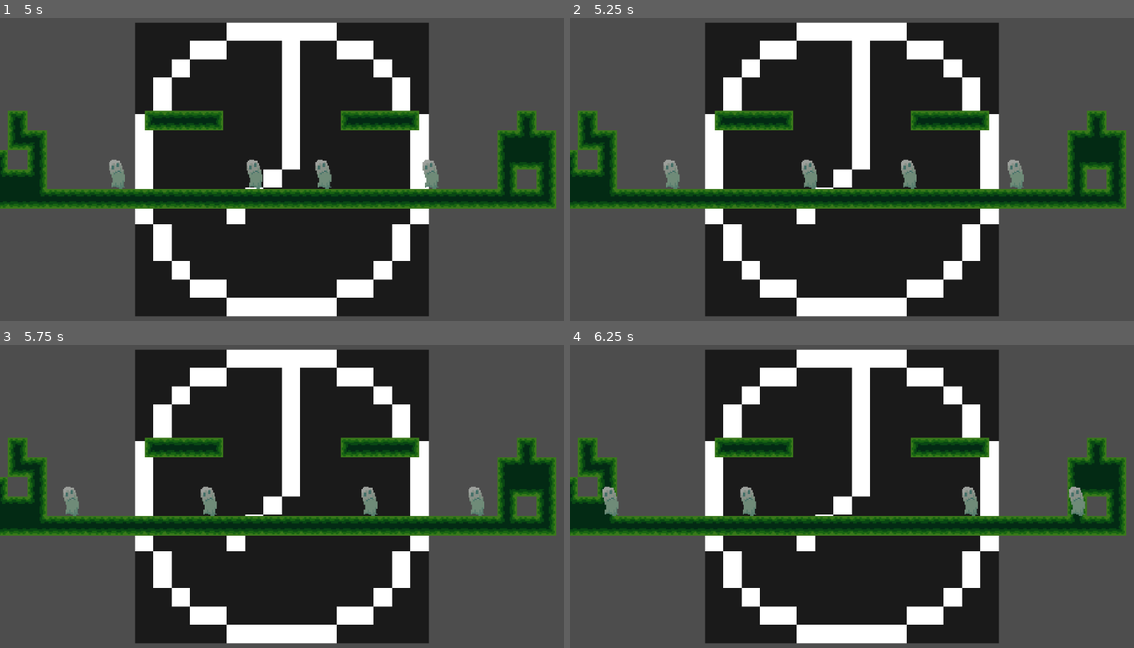
Above: before the commit, frames 1-4 (two rows, left to right).
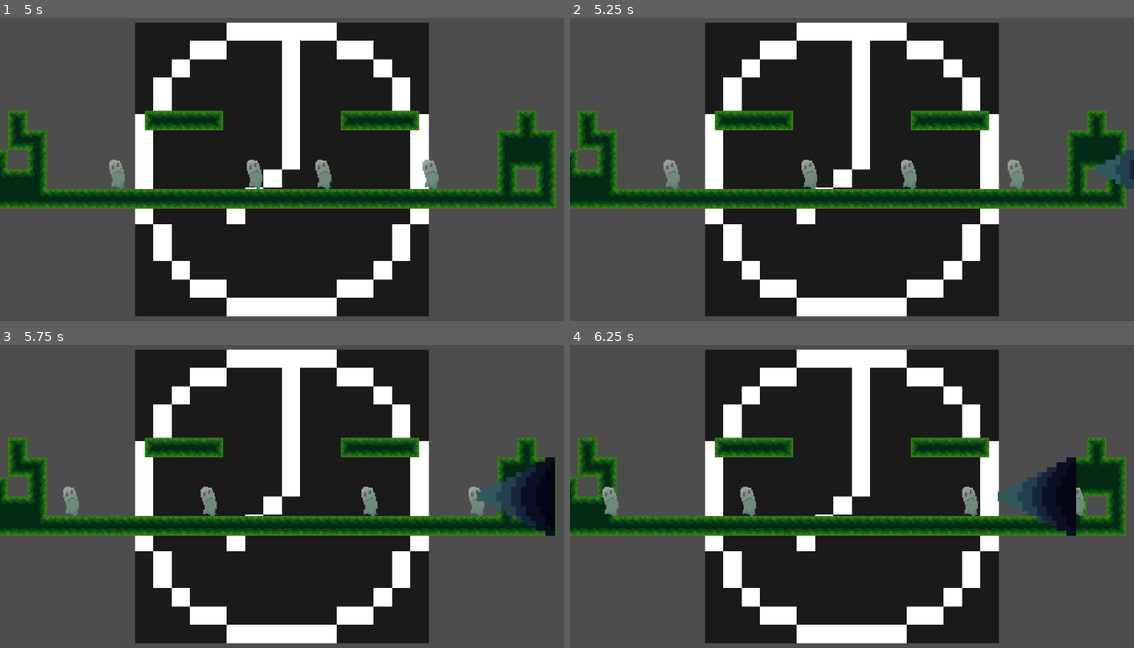
Above: after the commit, the same moments.

Repository: Wayl123/This-Is-Nightmare-Project
Game: Godot game, scene res://scene/boss_stage.tscn
Same seed, same stepped clock (60 frames per second), same inputs: the game is played once before the commit and once after it.
Inputs:
- Up to frame 1 (5 s): hold Z (Shoot) 0.53-1.28 s; hold D (Right) 0.53-2.03 s; tap Space (Jump) at 0.77, 1.52, 3.02, 3.77, 4.52 s; tap X (Stop) at 1.35, 2.85, 4.35 s; hold A (Left) 2.03-2.78 s; hold Z (Shoot) 2.03-2.78 s; hold D (Right) 2.78-4.28 s; hold Z (Shoot) 3.53-4.28 s; hold A (Left) from 4.28 s (still down)
- Up to frame 2 (5.25 s): release A (Left) at 5.03 s; hold D (Right) from 5.03 s (still down); hold Z (Shoot) from 5.03 s (still down)
- Up to frame 3 (5.75 s): keep holding D (Right); keep holding Z (Shoot)
- Up to frame 4 (6.25 s): release D (Right) at 5.78 s; release Z (Shoot) at 5.78 s; hold A (Left) from 5.78 s (still down); tap X (Stop) at 5.85 s; tap Space (Jump) at 6.02 s

Frame 1 is identical in both runs. In frame 2, 0.5% of the frame differs, in the area x 93-100%, y 43-57%; in frame 3, 2.0%, in the area x 84-99%, y 37-63%; in frame 4, 2.0%.

Commit message:
Boss big bullet spawning

Diff:
--- a/scene/boss.tscn
+++ b/scene/boss.tscn
@@ -1,8 +1,9 @@
-[gd_scene load_steps=7 format=3 uid="uid://dlmfps6s4iwg3"]
+[gd_scene load_steps=8 format=3 uid="uid://dlmfps6s4iwg3"]
 
 [ext_resource type="Script" path="res://scripts/Boss.gd" id="1_526fu"]
 [ext_resource type="Texture2D" uid="uid://dk2jfwufx2qk8" path="res://image/boss.png" id="2_dcoos"]
 [ext_resource type="PackedScene" uid="uid://c0u5y5geyylo5" path="res://scene/enemy_spawn_markers.tscn" id="3_ba5es"]
+[ext_resource type="PackedScene" uid="uid://cotpr6lp4d1fl" path="res://scene/bullet_spawn_markers.tscn" id="4_rxmkd"]
 
 [sub_resource type="SpriteFrames" id="SpriteFrames_k78ym"]
 animations = [{
@@ -43,3 +44,5 @@
 shape = SubResource("RectangleShape2D_t75mh")
 
 [node name="EnemySpawnMarkers" parent="." instance=ExtResource("3_ba5es")]
+
+[node name="BulletSpawnMarkers" parent="." instance=ExtResource("4_rxmkd")]
--- a/scene/bullet.tscn
+++ b/scene/bullet.tscn
@@ -21,4 +21,3 @@
 unique_name_in_owner = true
 wait_time = 5.0
 one_shot = true
-autostart = true
--- /dev/null
+++ b/scene/bullet_spawn_markers.tscn
@@ -0,0 +1,29 @@
+[gd_scene load_steps=2 format=3 uid="uid://cotpr6lp4d1fl"]
+
+[ext_resource type="Script" path="res://scripts/BulletSpawnMarkers.gd" id="1_3thu7"]
+
+[node name="BulletSpawnMarkers" type="Node"]
+script = ExtResource("1_3thu7")
+
+[node name="BulletSpawnTopLeft" type="Marker2D" parent="."]
+unique_name_in_owner = true
+position = Vector2(-250, -75)
+
+[node name="BulletSpawnBottomLeft" type="Marker2D" parent="."]
+unique_name_in_owner = true
+position = Vector2(-250, 0)
+
+[node name="BulletSpawnTopRight" type="Marker2D" parent="."]
+unique_name_in_owner = true
+position = Vector2(250, -75)
+rotation = 3.14159
+
+[node name="BulletSpawnBottomRight" type="Marker2D" parent="."]
+unique_name_in_owner = true
+position = Vector2(250, 0)
+rotation = 3.14159
+
+[node name="BigBulletTimer" type="Timer" parent="."]
+unique_name_in_owner = true
+wait_time = 5.0
+autostart = true
--- a/scripts/Bullet.gd
+++ b/scripts/Bullet.gd
@@ -1,8 +1,11 @@
 extends Area2D
 
-@export var speed : float = 750:
+@export var speed : float = 750.0:
 	set(value):
 		speed = value
+@export var expireTime : float = 5.0:
+	set(value):
+		expireTime = value
 
 @onready var timer = %BulletExpirationTimer
 
@@ -12,6 +15,8 @@
 	connect("area_entered", Callable(self, "_hit_object"))
 
 	_set_bullet_collision()
+	timer.set_wait_time(expireTime)
+	timer.start()
 	timer.timeout.connect(_bullet_expire)
 
 func _physics_process(delta : float):
@@ -29,6 +34,7 @@
 	queue_free()
 
 func _bullet_expire():
+	print_debug("expired")
 	queue_free()
 
 func get_damage():
--- a/scripts/BulletSpawnMarkers.gd
+++ b/scripts/BulletSpawnMarkers.gd
@@ -1,11 +1,36 @@
 extends Node
 
+@onready var bulletSpawnTopLeft = %BulletSpawnTopLeft
+@onready var bulletSpawnBottomLeft = %BulletSpawnBottomLeft
+@onready var bulletSpawnTopRight = %BulletSpawnTopRight
+@onready var bulletSpawnBottomRight = %BulletSpawnBottomRight
+@onready var bigBulletTimer = %BigBulletTimer
 
-# Called when the node enters the scene tree for the first time.
+var BULLET = preload("res://scene/bullet.tscn")
+
+var order = 0
+
 func _ready():
-	pass # Replace with function body.
+	bigBulletTimer.connect("timeout", Callable(self, "_spawn_big_bullet"))
 
+func _spawn_big_bullet():
+	var bullet = BULLET.instantiate()
+	var spawn : Marker2D
 
-# Called every frame. 'delta' is the elapsed time since the previous frame.
-func _process(delta):
-	pass
+	match order:
+		0:
+			spawn = bulletSpawnBottomRight
+		1:
+			spawn = bulletSpawnTopLeft
+		2:
+			spawn = bulletSpawnBottomLeft
+		3, _:
+			spawn = bulletSpawnTopRight
+
+	order = (order + 1) % 4
+	bullet.add_to_group("EnemyBullets")
+	bullet.transform = spawn.transform
+	bullet.set_scale(Vector2(4, 4))
+	bullet.set("speed", 20.0)
+	bullet.set("expireTime", 10.0)
+	get_node("/root/BossStage").add_child(bullet)
